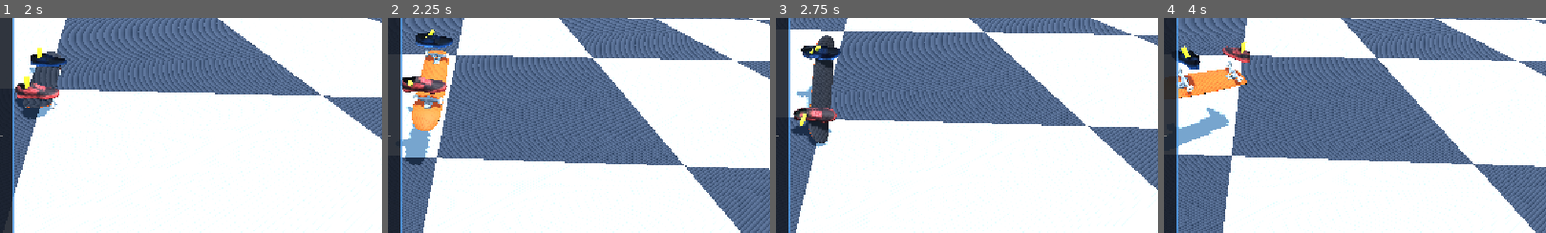
Above: before the commit, frames 1-4 (left to right).
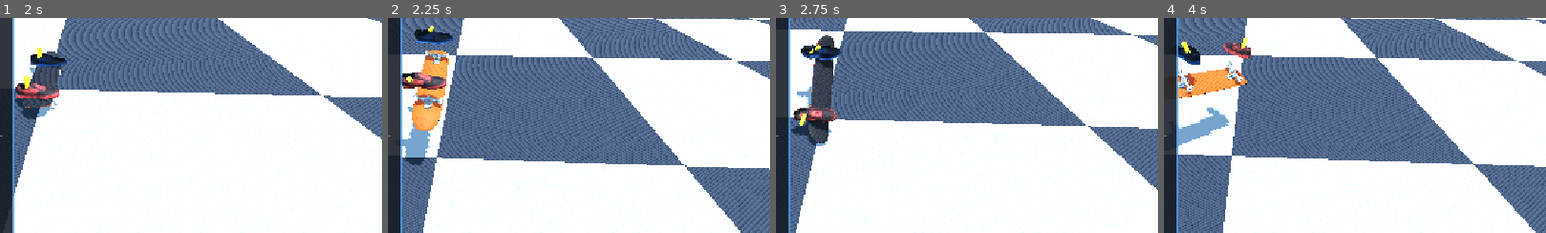
Above: after the commit, the same moments.

Repository: nklunder/skate-sim
Game: Godot game, scene res://scenes/TestWorld.tscn
Two runs of this game, one before a commit and one after it. Both use one fixed random seed, a clock stepped at 60 frames per second and the inputs below.
Inputs (mouse positions are % of the whole screen's width and height, from its top left):
- Up to frame 1 (2 s): tap Enter at 0.5 s; move the mouse to (72, 45) at 0.52 s; hold Right (ui_right) 0.53-1.25 s; hold L 0.53-1.25 s; click (72, 45) at 0.67 s; tap Space at 0.77 s; drag from (30, 55) to (45, 70) at 1.27 s
- Up to frame 2 (2.25 s): move the mouse to (60, 28) at 2.02 s; hold Right (ui_right) from 2.03 s (still down); hold K from 2.03 s (still down)
- Up to frame 3 (2.75 s): keep holding Right (ui_right); keep holding K
- Up to frame 4 (4 s): release Right (ui_right) at 2.75 s; release K at 2.75 s; drag from (45, 70) to (20, 35) at 2.77 s; move the mouse to (80, 65) at 3.52 s; hold Left (ui_left) from 3.53 s (still down); hold Q from 3.53 s (still down); tap Space at 3.77 s
The pictures show only the part of the screen within x 40-90%, y 46-96%; the shares and areas given below are measured in that part.

Frame 1 is identical in both runs. In frame 2, 1.5% of the frame differs, in the area x 3-17%, y 3-58%; in frame 3, less than 0.1%; in frame 4, 1.1%.

Commit message:
make the airborne tuck a parabola, not a hover with a stomp on the end
The foot motion read as levitating and then stomping, and the two feet read
as robotic - one snapping down, then the other. Both were architectural, not
tuning.

flip_hover_height was a FIXED POSITION TARGET. The shoe sprang to 0.18 m and
then sat there motionless for about ten frames before the target stepped back
to rest. A plateau at zero velocity in mid-air is not a curve any body in free
fall produces, and it read as exactly what it was.

The rider has jumped. Once airborne nothing acts on them but gravity, so the
feet travel under constant acceleration relative to the deck: 4p(1-p), leaving
with upward speed, peaking halfway, arriving at the speed they left with. A
sine hump is the tempting near-miss and is also wrong - its greatest
acceleration is at the apex.

Two things fall out rather than needing to be built. The foot arrives carrying
real downward speed, so the plant is already in the arc and the separate catch
event is redundant - execute_catch_stomp(), stomp_delay and the inert apex
dual-stomp are gone. And there is nothing left to stagger: the feet are on one
body, so they leave and return together (0.0000 m apart at landing).

Parameterised on _flip_progress(), measured off the rotation itself rather
than a stored duration, so it survives the gyroscopic drag and needs no
per-trick case.

Also removes the apex dual-stomp for straight ollies, which was provably
inert: the feet measured +0.000 for all 38 airborne frames, because a deck
that never spins never lifts them and a stomp had nothing to travel from.

35/35, every printed number byte-identical.

Known flaw: min deck clearance is -0.0006 m at f+2 - the spring lags the arc
at the start while the deck is already turning, so the edge passes 0.6 mm
through the shoe. Sub-visible, but real.

Co-Authored-By: Claude Opus 5 <noreply@anthropic.com>

Diff:
--- a/scripts/player/FootRig.gd
+++ b/scripts/player/FootRig.gd
@@ -56,34 +56,21 @@
 ## sluggish. Exported per rig rather than per state for now - split it out when an animation
 ## genuinely wants a different feel from the rest.
 @export_range(0.0, 2.0) var foot_damping_ratio: float = 1.0
-## Stiffness the CATCH STOMP uses instead of the riding pair above. ~0.10 s to arrive, against the
+## Stiffness the AIRBORNE TUCK uses instead of the riding pair above. ~0.10 s response, against the
 ## riding spring's ~0.20 s.
 ##
-## The stomp is the one pose that is an IMPACT rather than a settle, and it was running on the
-## riding spring - critically damped, which is by definition the fastest arrival THAT DOES NOT
-## OVERSHOOT. The feet took 0.25 s to drift 0.16 m and were still ~1-2 cm short of the deck when the
-## board touched down, at which point settle_now() snapped them flat. That asymptote-then-teleport is
-## the "sucking back onto the board" curve: a foot that decelerates into the deck and never quite
-## arrives reads as magnetism, not weight.
-@export var stomp_stiffness: float = 1600.0
-## Deliberately UNDER 1.0, unlike every other pose. The shoe rings a couple of millimetres past the
-## deck and comes back - the compression of a foot landing on something, rather than being drawn to
-## it. That ring is the whole point; without it the arrival is just a faster asymptote.
-##
-## Tuned against the DISCRETE integrator, not the textbook. Semi-implicit Euler adds numerical
-## damping of its own, so the analytic overshoot for a given zeta is not what you get: 0.8 and 0.7
-## both ring by literally zero at this stiffness and frame rate. Measured at k = 1600, dt = 1/60:
-##
-##     zeta   0.70    0.65    0.60    0.55
-##     ring   0.0mm   0.0mm   2.1mm   7.1mm
-##
-## 0.60 settles in 6 frames with ~2 mm of travel past the deck - enough to read as weight, far too
-## little to clip a shoe through it. Re-measure if the stiffness or the physics tick ever changes,
-## because the useful band is narrow and it does not sit where the analytic formula says.
-@export_range(0.0, 2.0) var stomp_damping_ratio: float = 0.6
-## Gap between the first foot's stomp and the second's, in seconds. A rider catches with one foot
-## fractionally ahead of the other; both landing on the identical frame reads as a puppet.
-@export var stomp_stagger: float = 0.08
+## The tuck target is a moving ballistic arc, not a fixed pose, so the spring here is TRACKING rather
+## than settling - and the riding spring is far too soft to track it. At 400 the parabola came out
+## smeared into a slow rise and a lazy fall, which is the opposite of the point.
+@export var air_stiffness: float = 1600.0
+## Slightly under 1.0. The arc delivers the foot back to the deck WITH DOWNWARD SPEED, so the plant
+## is already in the motion; this just lets the shoe compress a couple of millimetres into the deck
+## on arrival instead of stopping dead.
+##
+## Tuned against the DISCRETE integrator: semi-implicit Euler adds damping of its own, so at
+## k = 1600, dt = 1/60 both 0.70 and 0.65 ring by literally zero, 0.60 gives ~2 mm and 0.55 ~7 mm.
+## The useful band is narrow and nowhere near where the analytic formula puts it.
+@export_range(0.0, 2.0) var air_damping_ratio: float = 0.6
 
 @export_category("Poses")
 ## Max ankle peg lean at full stick deflection.
@@ -101,9 +88,17 @@
 ## How far the pushing foot travels fore-and-aft across the stroke, in metres. Reaches forward at
 ## the start and thrusts back at the finish.
 @export var push_sweep: float = 0.15
-## Height the shoe boxes lift to while the deck spins underneath them, in metres. Clears the
-## rotating deck so the board does not visibly pass through the rider's feet mid-flip.
-@export var flip_hover_height: float = 0.18
+## PEAK of the tuck arc, in metres - reached halfway through the deck's rotation, not held.
+##
+## Was `flip_hover_height`, a fixed offset the shoe sprang to and then SAT AT, motionless, for about
+## ten frames before dropping. Nothing in free fall does that, and it read exactly as it was: the
+## feet levitating, then stomping. The name is part of the fix - there is no hover height any more,
+## only the top of an arc.
+##
+## Must clear the deck at its widest presentation. The deck is 0.0971 m half-width and rolls about
+## its own long axis, so an edge-on deck reaches that far above the roll axis while the shoes rest
+## only ~0.0155 m above it - see the margin assertion in the tuck probe.
+@export var tuck_peak_height: float = 0.18
 
 ## Longest step the spring is integrated over. A semi-implicit Euler spring goes unstable once the
 ## step approaches its period, and a frame hitch would otherwise fire the shoes off the board.
@@ -130,7 +125,6 @@
 	var state: FootRig.FootState = FootRig.FootState.RIDING
 	## Seconds since this foot entered its current state. The only clock any animation needs.
 	var phase_time: float = 0.0
-	var stomp_delay: float = 0.0
 	var target_position: Vector3 = Vector3.ZERO
 	var target_rotation: Vector3 = Vector3.ZERO
 	var _vel_position: Vector3 = Vector3.ZERO
@@ -179,6 +173,11 @@
 	var is_grounded: bool = true
 	## True while the deck is rotating under the rider - the feet must be clear of it.
 	var deck_is_spinning: bool = false
+	## How far the deck is through the rotation it was given at the pop, 0 at the pop and 1 as it
+	## arrives. The tuck arc is parameterised on THIS rather than on wall-clock time, so the feet are
+	## guaranteed to be back on the deck exactly as the griptape comes round, whatever the trick's
+	## duration - a tre flip and a kickflip need no separate cases.
+	var flip_progress: float = 0.0
 
 func _ready() -> void:
 	_left = Channel.new(left_foot)
@@ -212,20 +211,10 @@
 func settle_now() -> void:
 	for ch in [_left, _right]:
 		ch.state = FootState.RIDING
-		ch.stomp_delay = 0.0
 		ch.phase_time = 0.0
 		ch.target_position = ch.rest_position
 		ch.target_rotation = ch.rest_rotation
 		ch.snap()
-
-## Executes a mid-air catch stomp when deck rotation completes or a manual catch is triggered.
-## On single-axis flips or shuvs, first_foot stomps instantly and the second foot follows after 0.08 s.
-## On dual_stomp (straight Ollies/Nollies), both feet stomp together.
-func execute_catch_stomp(first_foot: RiderInput.Foot, dual_stomp: bool) -> void:
-	for ch in [_left, _right]:
-		var is_first: bool = dual_stomp or ((ch == _left) == (first_foot == RiderInput.Foot.LEFT))
-		ch.stomp_delay = 0.0 if is_first else stomp_stagger
-		ch.enter(FootState.STOMPING)
 
 ## Poses both feet for this frame. The single entry point, called from SkaterController's pipeline.
 ##
@@ -235,14 +224,14 @@
 		board_yaw: float) -> void:
 	var step: float = minf(delta, MAX_STEP)
 	_advance_states(step, frame)
-	_solve_target(_left, true, rider)
-	_solve_target(_right, false, rider)
+	_solve_target(_left, true, rider, frame)
+	_solve_target(_right, false, rider, frame)
 	for ch in [_left, _right]:
-		# The catch stomp is the one pose that ARRIVES rather than settles, so it integrates on its
-		# own stiffer, under-damped pair - see stomp_stiffness. Only once the foot is actually
-		# travelling: a shoe still waiting out its stagger is holding a hover, which is a settle.
-		if ch.state == FootState.STOMPING and ch.stomp_delay <= 0.0:
-			ch.integrate(stomp_stiffness, stomp_damping_ratio, step)
+		# Both airborne states TRACK a moving arc rather than settling onto a pose, so they take the
+		# stiffer pair - see air_stiffness. STOMPING is included because the shoe arrives there
+		# carrying the arc's downward velocity, and that is the plant.
+		if ch.state == FootState.HOVERING or ch.state == FootState.STOMPING:
+			ch.integrate(air_stiffness, air_damping_ratio, step)
 		else:
 			ch.integrate(foot_stiffness, foot_damping_ratio, step)
 	_drive_ankle_pegs(step, rider, camera_yaw, board_yaw)
@@ -252,8 +241,6 @@
 func _advance_states(delta: float, frame: Frame) -> void:
 	for ch in [_left, _right]:
 		ch.phase_time += delta
-		if ch.stomp_delay > 0.0:
-			ch.stomp_delay = maxf(0.0, ch.stomp_delay - delta)
 		if not frame.is_grounded and frame.deck_is_spinning:
 			# Highest priority: the deck is turning over underneath, so the feet get out of its way
 			# whatever else they were doing. A push stroke caught by a pop is simply abandoned - a
@@ -269,17 +256,33 @@
 ## Solves one foot's target pose from its state. Every branch starts at the rest pose and displaces
 ## from it, so nothing an animation writes can leak into the next state - the reason the old
 ## y-only hover() could not be given an x or z term safely.
-func _solve_target(ch: Channel, is_left: bool, rider: RiderInput) -> void:
+func _solve_target(ch: Channel, is_left: bool, rider: RiderInput, frame: Frame) -> void:
 	ch.target_position = ch.rest_position
 	ch.target_rotation = ch.rest_rotation
 	match ch.state:
 		FootState.HOVERING:
-			ch.target_position.y = flip_hover_height
-		FootState.STOMPING:
-			if ch.stomp_delay > 0.0:
-				ch.target_position.y = flip_hover_height
+			ch.target_position.y += tuck_peak_height * _tuck_arc(frame.flip_progress)
 		FootState.PUSHING:
 			ch.target_position += _push_offset(ch.phase_time, is_left, rider)
+
+## Height of the tuck at `p`, as a fraction of tuck_peak_height. A PARABOLA, deliberately.
+##
+## The rider has jumped. Once airborne nothing acts on them but gravity, so their feet travel under
+## CONSTANT acceleration relative to the deck - they leave it with some upward speed, decelerate,
+## peak, and come back down arriving at the speed they left with. 4p(1-p) is exactly that: zero at
+## both ends, 1.0 at the halfway point, constant second derivative throughout.
+##
+## The shape is the whole point, and the near misses are instructive. A fixed offset (what this
+## replaced) holds the foot motionless in mid-air - free fall does not do that. A sine hump looks
+## similar but puts its greatest acceleration at the apex, which reads as a hover with a flick at
+## each end. Only constant acceleration reads as a jump, because it is the only one that is one.
+##
+## Consequence worth stating: the foot arrives with real downward speed rather than easing in, so
+## the plant is already in the arc. There is no separate stomp event, and there is nothing to
+## stagger between the two feet - they are on the same body and leave and return together.
+func _tuck_arc(p: float) -> float:
+	var t: float = clampf(p, 0.0, 1.0)
+	return 4.0 * t * (1.0 - t)
 
 ## Displacement of a pushing foot at `t` seconds into its stroke: a sinusoidal dip toward the
 ## pavement paired with a forward-to-backward sweeping thrust along Z.
--- a/scripts/player/SkaterController.gd
+++ b/scripts/player/SkaterController.gd
@@ -142,7 +142,6 @@
 var _pop_board_yaw: float = 0.0
 var _takeoff_vertical_velocity: float = 0.0
 var _initial_pop_pitch_deg: float = 0.0
-var _apex_reached: bool = false
 ## Raw world body yaw accumulated between pop and touchdown. Rider-normalised only when it is
 ## folded into the trick signature, so this stays comparable with board_pivot.rotation_degrees.y.
 var airborne_body_yaw_deg: float = 0.0
@@ -714,6 +713,7 @@
 	_recover_landing_dip(delta)
 	_foot_frame.is_grounded = is_grounded
 	_foot_frame.deck_is_spinning = is_flip_in_progress
+	_foot_frame.flip_progress = _flip_progress()
 	foot_rig.solve(delta, _foot_frame, rider, camera_pivot.rotation.y, board_pivot.rotation.y)
 	camera_pivot.follow(delta)
 
@@ -853,7 +853,6 @@
 	pop_riding_reversed = pivot_reversed()
 	var sig: TrickSignature = trick.current_trick
 	_takeoff_vertical_velocity = maxf(0.0, vertical_velocity)
-	_apex_reached = false
 	var velocity_ratio: float = clampf(_takeoff_vertical_velocity / jump_impulse, 0.0, 1.0)
 	var dynamic_pitch: float = pop_pitch_deg * velocity_ratio
 	if sig.shuv_deg != 0 and sig.flip == TrickSignature.Flip.NONE:
@@ -910,12 +909,6 @@
 	vertical_velocity -= gravity_accel * delta
 	global_position.y += vertical_velocity * delta
 
-	if not is_grounded and vertical_velocity <= 0.0 and not _apex_reached:
-		_apex_reached = true
-		var sig: TrickSignature = trick.current_trick
-		if not is_flip_in_progress and sig and sig.flip == TrickSignature.Flip.NONE and sig.shuv_deg == 0 and trick.current_pop_state != TrickState.PopState.NONE:
-			foot_rig.execute_catch_stomp(rider.leading_foot, true)
-
 	# Layer 1: Aerial Body & Deck Spin Authority (FS/BS 180s/360s via triggers with fluid momentum smoothing)
 	# Applied to board_pivot.y so rolling travel vector and chase camera stay fixed behind the skater!
 	var target_spin: float = rider.lean * body_spin_speed_deg
@@ -945,10 +938,6 @@
 			board_mesh.rotation_degrees.z = fmod(board_mesh.rotation_degrees.z, 360.0)
 			board_mesh.rotation_degrees.y = fmod(board_mesh.rotation_degrees.y, 360.0)
 			trick.trick_status_string = "Caught in mid-air!"
-			var sig: TrickSignature = trick.current_trick
-			if sig:
-				var first_foot: RiderInput.Foot = rider.trailing_foot if sig.shuv_deg != 0 else rider.leading_foot
-				foot_rig.execute_catch_stomp(first_foot, false)
 
 	# Touchdown onto whatever surface the probe found - ground, curb top, ramp face.
 	if surface_hit.valid and global_position.y <= _surface_ride_y() and vertical_velocity <= 0.0:
@@ -1109,6 +1098,25 @@
 
 	board_pivot.rotation_degrees.x = lerpf(board_pivot.rotation_degrees.x,
 		target_pitch_deg * stance_sign(), airborne_pitch_follow * delta)
+
+## How far the deck is through the rotation it was given at the pop, 0 at the pop and 1 as it lands.
+##
+## Measured off the ROTATION ITSELF rather than a stored duration, so it stays correct through the
+## gyroscopic drag applied in _impart_deck_rotation() and needs no separate case per trick. Both axes
+## were scaled to the same trick time, so whichever is turning further answers for both.
+##
+## The feet's tuck is parameterised on this, which is what guarantees they are back on the deck
+## exactly as the griptape comes round - for a kickflip and a tre flip alike.
+func _flip_progress() -> float:
+	if not is_flip_in_progress:
+		return 0.0
+	var span: float = maxf(absf(target_board_roll - _pop_board_roll),
+		absf(target_board_yaw - _pop_board_yaw))
+	if span <= 0.001:
+		return 0.0
+	var done: float = maxf(absf(board_mesh.rotation_degrees.z - _pop_board_roll),
+		absf(board_mesh.rotation_degrees.y - _pop_board_yaw))
+	return clampf(done / span, 0.0, 1.0)
 
 ## Folds the body rotation that just happened into the trick signature and resolves its name.
 ## Called only on successful landings - a bail leaves the previous landed trick on display.
Not shown, changed: AGENTS.md
Not shown, changed: docs/CHANGELOG_LEDGER.md
